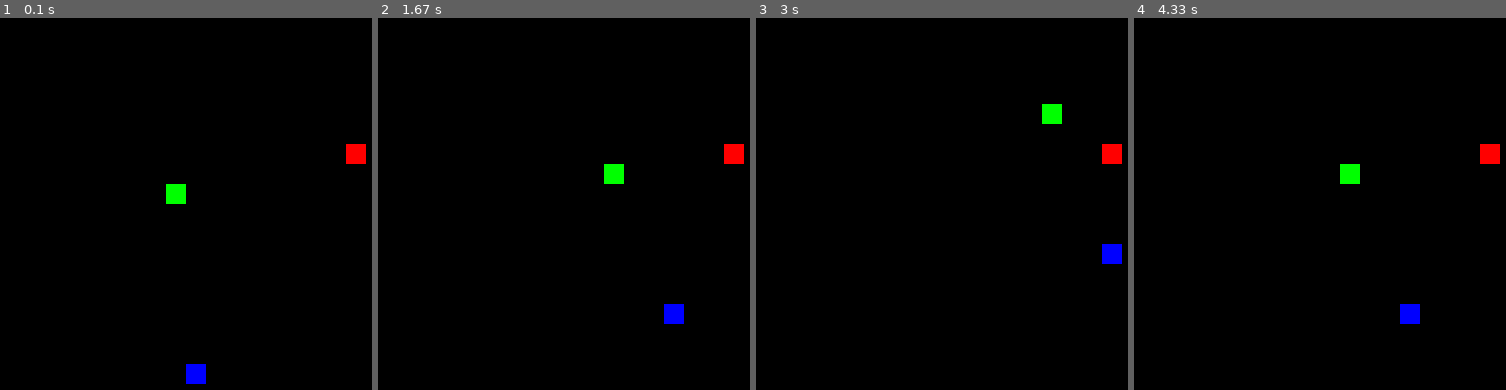
Above: before the commit, frames 1-4 (left to right).
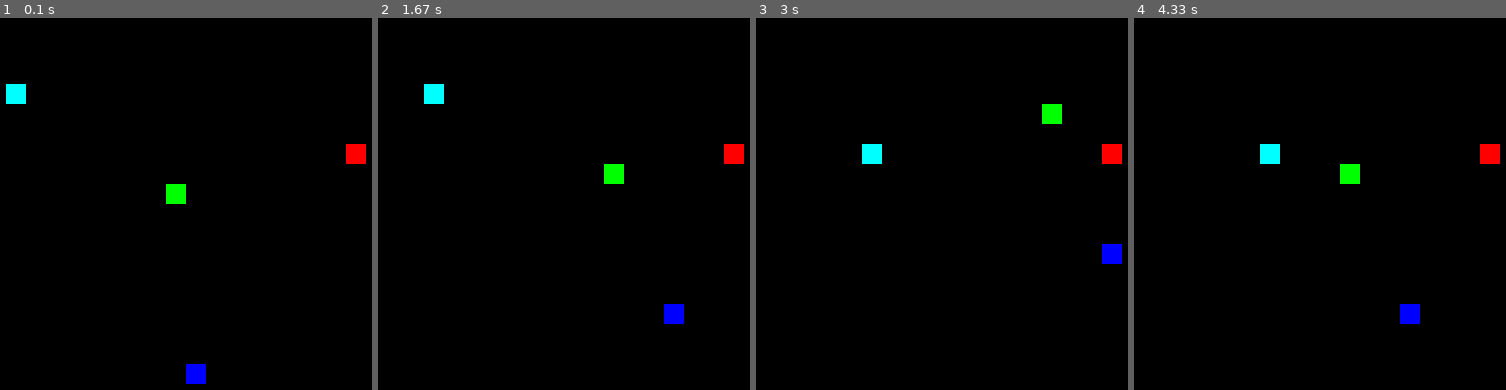
Above: after the commit, the same moments.

Repository: annego15/Pygame-Snake
Game: pygame game, started from snake.py
The game is run twice, just before and just after one commit, with the same random seed, the same clock (stepped at 60 frames per second) and the same inputs.
Inputs:
- Up to frame 1 (0.1 s): no input
- Up to frame 2 (1.67 s): tap A at 0.33 s; hold U 0.67-1.13 s; hold Right 0.67-1.13 s; hold D 0.67-1.13 s; tap J at 0.73, 1.23 s; tap K at 0.82 s; hold Right 1.17-1.63 s; hold D 1.17-1.63 s
- Up to frame 3 (3 s): hold Up 1.67-2.2 s; hold W 1.67-2.2 s; tap J at 1.73, 2.3, 2.88 s; hold Right 2.23-2.78 s; hold D 2.23-2.78 s; tap K at 2.38 s; hold Left from 2.82 s (still down); hold A from 2.82 s (still down); tap U at 2.97 s
- Up to frame 4 (4.33 s): release Left at 3.37 s; release A at 3.37 s; hold Down 3.4-3.95 s; hold S 3.4-3.95 s; tap J at 3.47, 4.05 s; hold Left from 3.98 s (still down); hold A from 3.98 s (still down); tap K at 4.13 s

The runs differ from the first frame. In frame 1, 0.3% of the frame differs, in the area x 1-7%, y 17-24%; in frame 2, 0.3%; in frame 3, 0.3%; in frame 4, 0.3%.

Commit message:
make player setup easier

Diff:
--- a/snake.py
+++ b/snake.py
@@ -17,16 +17,22 @@
 RED = (255, 0, 0)
 GREEN = (0, 255, 0)
 BLUE = (0, 0, 255)
+CYAN = (0, 255, 255)
 
 
 class Player:
-    def __init__(self, color_):
+    def __init__(self, game, color_, key_up_, key_right_, key_down_, key_left_):
+        self.color = color_
+        self.key_up = key_up_
+        self.key_right = key_right_
+        self.key_down = key_down_
+        self.key_left = key_left_
         self.snake_tiles_x = [random.randint(coordinates_length // 4, (coordinates_length // 4) * 3)]
         self.snake_tiles_y = [random.randint(coordinates_length // 4, (coordinates_length // 4) * 3)]
         self.direction = 0      # 0 = up, 1 = right, 2 = down, 3 = left
-        self.color = color_
         self.game_over_player = False
         self.food_eaten = False
+        game.add_player(self)
 
     def update_player(self, game):
         if self.direction == 0:
@@ -130,7 +136,18 @@
         pygame.draw.rect(self.screen, RED, a_rect)
 
 
-def change_direction(player, new_dir):
+def change_direction(player, event):
+    if event.key == player.key_up:
+        new_dir = 0
+    elif event.key == player.key_right:
+        new_dir = 1
+    elif event.key == player.key_down:
+        new_dir = 2
+    elif event.key == player.key_left:
+        new_dir = 3
+    else:
+        return
+
     if len(player.snake_tiles_x) == 1:
         player.direction = new_dir
     else:
@@ -145,11 +162,10 @@
     pygame.display.set_caption('Snake')
 
     my_game = Game(screen)
-    player1 = Player(GREEN)
-    player2 = Player(BLUE)
+    Player(my_game, GREEN, K_w, K_d, K_s, K_a)
+    Player(my_game, BLUE, K_UP, K_RIGHT, K_DOWN, K_LEFT)
+    Player(my_game, CYAN, K_u, K_k, K_j, K_h)
 
-    my_game.add_player(player1)
-    my_game.add_player(player2)
 
     fps = 5  # frames per second setting
     fps_clock = pygame.time.Clock()
@@ -160,25 +176,9 @@
                     (event.type == pygame.KEYUP and event.key == pygame.K_ESCAPE):
                 is_running = False
             elif event.type == KEYDOWN:
-                # WASD (player 1)
-                if event.key == K_w:
-                    change_direction(player1, 0)
-                elif event.key == K_d:
-                    change_direction(player1, 1)
-                elif event.key == K_s:
-                    change_direction(player1, 2)
-                elif event.key == K_a:
-                    change_direction(player1, 3)
-
-                # arrow keys (player 2)
-                elif event.key == K_UP:
-                    change_direction(player2, 0)
-                elif event.key == K_RIGHT:
-                    change_direction(player2, 1)
-                elif event.key == K_DOWN:
-                    change_direction(player2, 2)
-                elif event.key == K_LEFT:
-                    change_direction(player2, 3)
+                # change direction if keys pressed
+                for player in my_game.players:
+                    change_direction(player, event)
 
         my_game.update_game()
 
